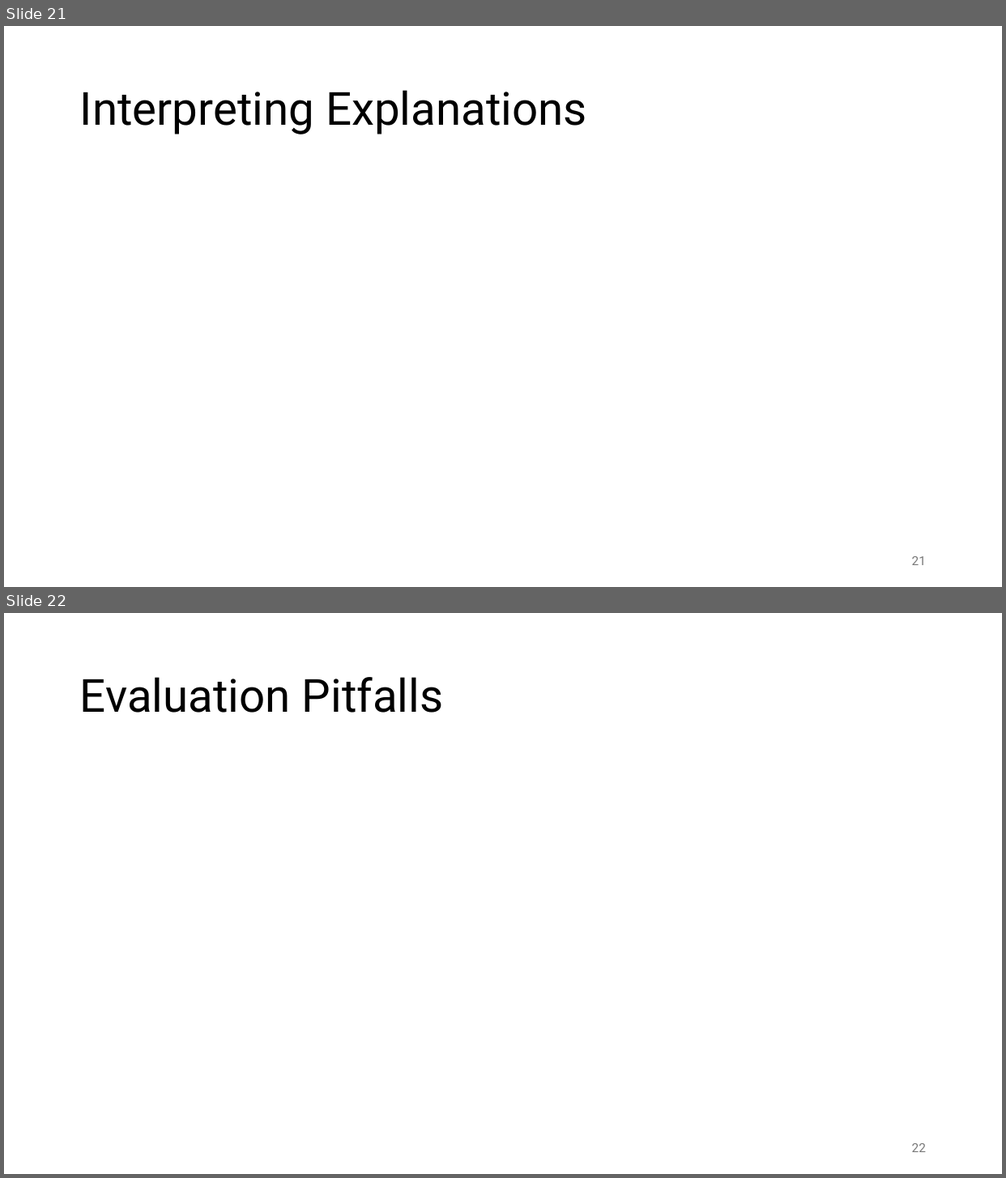
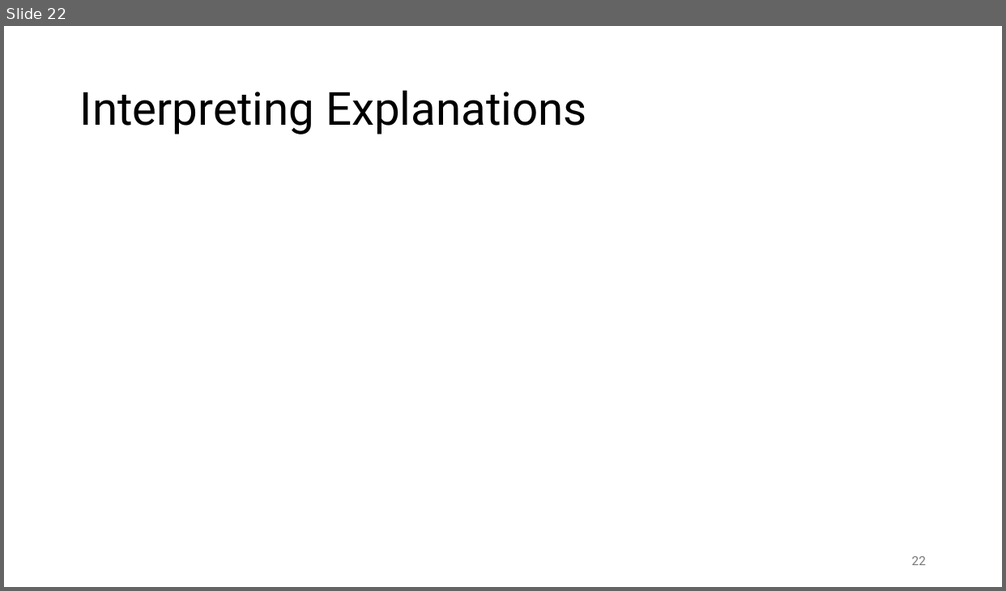
Before and after one commit to FelixWick/data_science, a slide deck: slides/7_model_evaluation.pptx. Shown one above the other, each under a label of ours: slides 21 and 22 before the commit, slide 22 after it. The pictures are 1006x1178 and 1006x591 pixels, drawn with LibreOffice and Linux fonts; fonts in the diff are those of the drawing. Boxes give left, top, right and bottom in pixels: in the first picture for what was removed or moved away, otherwise in the second. Text is boxed around its words. In the diff, an @@ line names an element or a change of style, - is before the commit and + after.

```diff
--- a/slides/7_model_evaluation.pptx
+++ b/slides/7_model_evaluation.pptx
@@ slide 22 removed at <box>4,613,1002,1174</box>, background #FFFFFF @@
@@ title removed at <box>80,677,444,713</box> @@
-Evaluation Pitfalls
@@ page number removed at <box>912,1144,926,1152</box> @@
-22
@@ what was slide 21 is now slide 22 @@
@@ page number at <box>912,557,926,565</box>: text changed @@
-21
+22
```
Also in this commit, not shown: 5 slides changed, 1 slide added, 5 other files.
